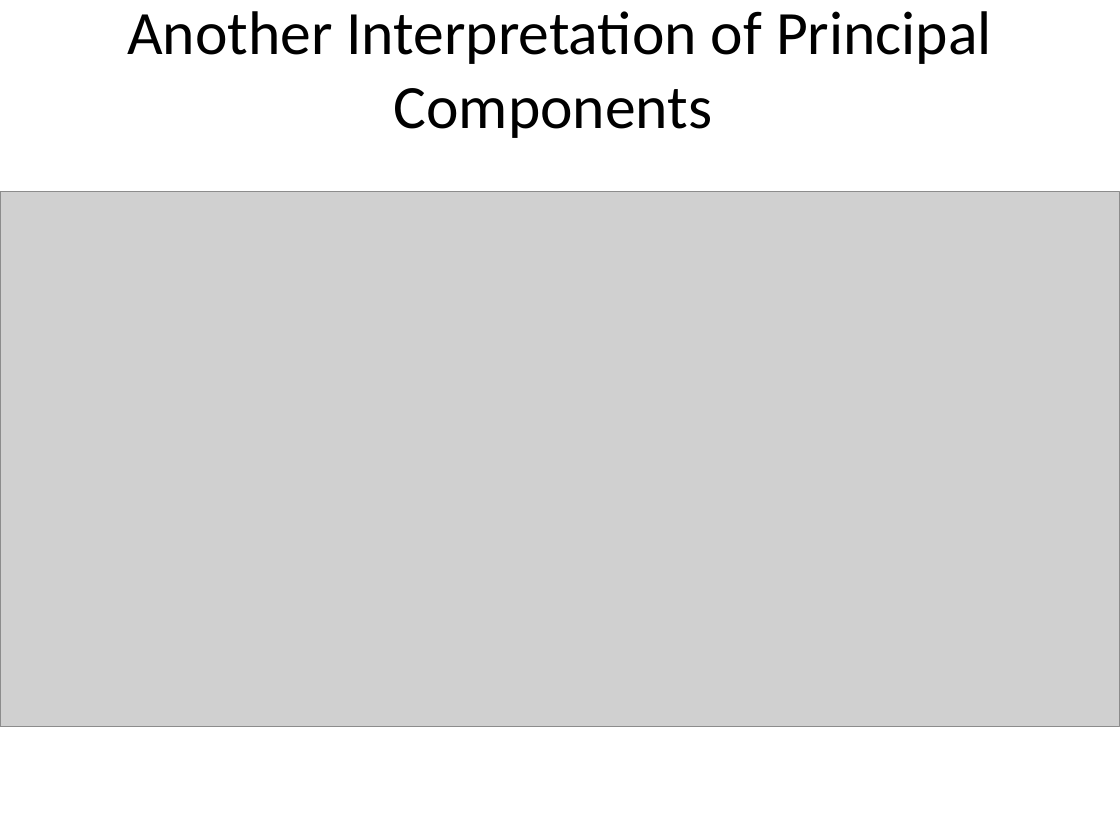
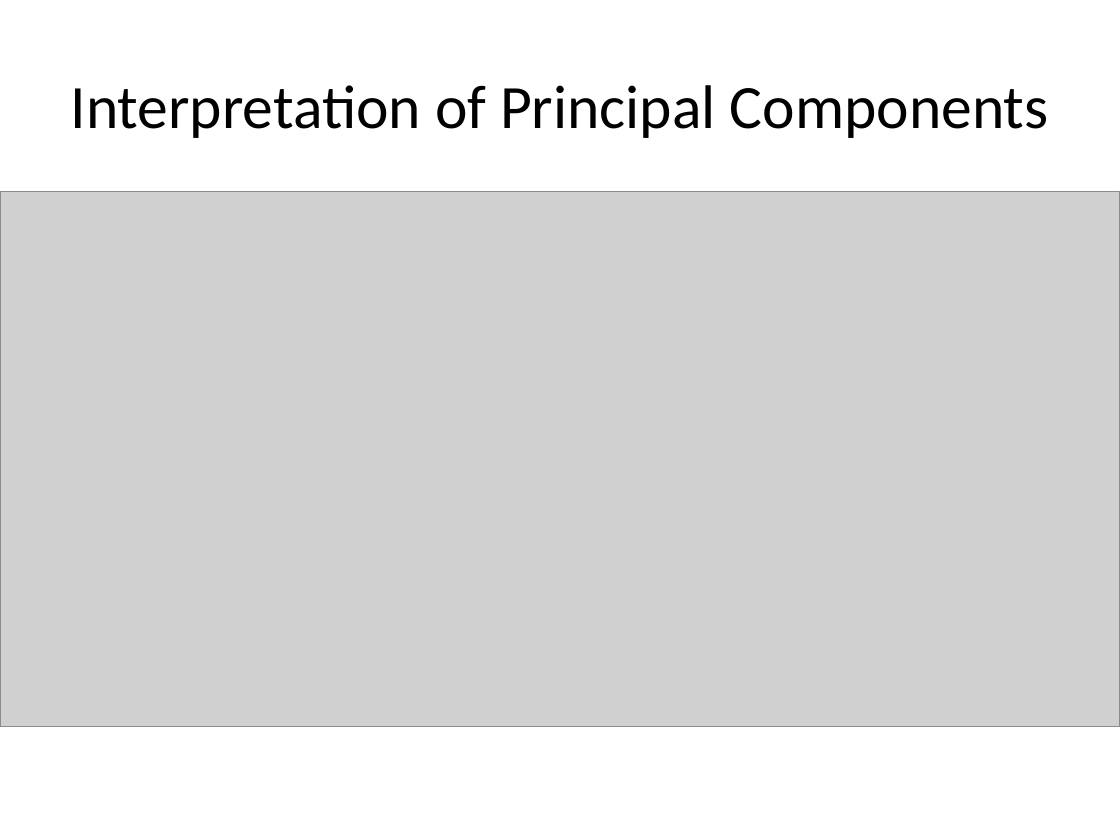
Before and after one commit to jayurbain/DataScienceIntro, a slide deck: slide 27 of slides/09_imensionality_reduction.pptx (slide 19 before the commit). Drawn at 1120x840 pixels with LibreOffice and Linux fonts; fonts in the diff are those of the drawing; grey boxes stand for pictures. Boxes give left, top, right and bottom in pixels: in the first picture for what was removed or moved away, otherwise in the second. Text is boxed around its words. In the diff, an @@ line names an element or a change of style, - is before the commit and + after.

```diff
--- a/slides/09_imensionality_reduction.pptx
+++ b/slides/09_imensionality_reduction.pptx
@@ title at (71, 85, 1049, 138): text changed @@
-Another Interpretation of Principal Components
+Interpretation of Principal Components
```
Also in this commit, not shown: 11 other slides changed, 9 slides added, 1 slide removed, 5 other files.
